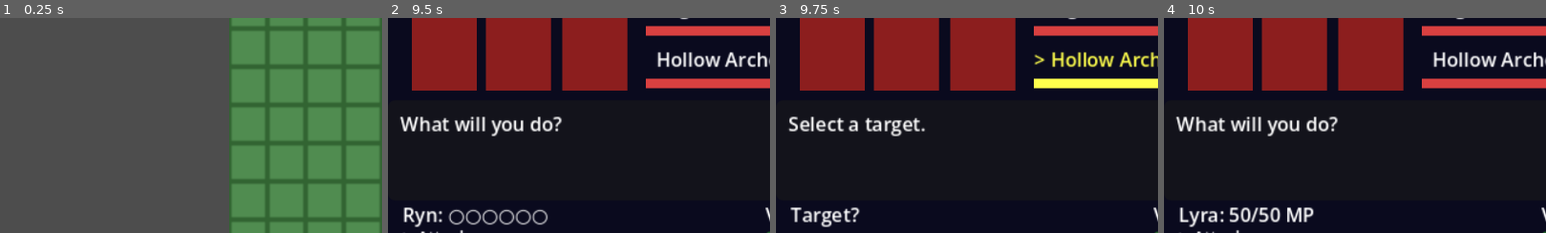
Above: before the commit, frames 1-4 (left to right).
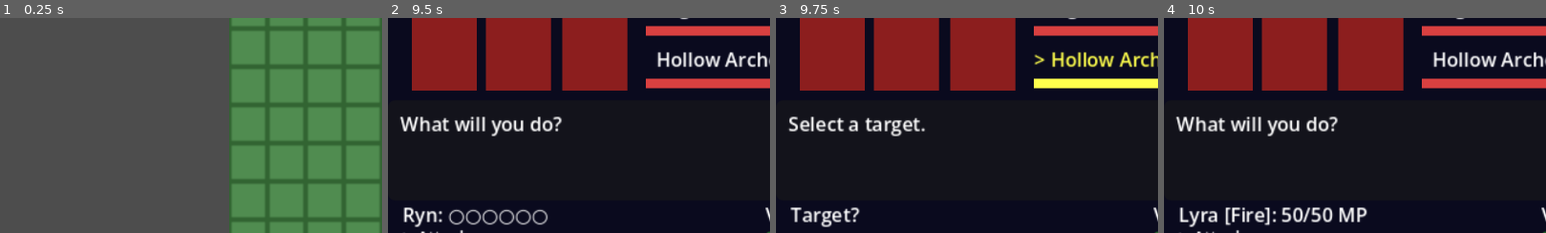
Above: after the commit, the same moments.

Repository: corytomlinson-oss/project_divine_light
Game: Godot game, scene res://scenes/overworld/Overworld.tscn
The game is run twice, just before and just after one commit, with the same random seed, the same clock (stepped at 60 frames per second) and the same inputs. The engine's default icon, where the game draws it, is replaced by a stand-in: a white triangle on a blue panel in a dark square.
Inputs:
- Up to frame 1 (0.25 s): no input
- Up to frame 2 (9.5 s): tap Enter (ui_accept) at 0.5, 0.77, 1.52, 3.02, 3.77, 4.52, 5, 5.75, 6.02, 6.77, 7.52, 8.75, 9.02 s; hold Up (ui_up) 0.53-2.03 s; hold Left (ui_left) 2.03-3.53 s; hold Down (ui_down) 3.53-4.28 s; hold Right (ui_right) 4.28-5.03 s; hold Up (ui_up) 5.03-5.78 s; hold Right (ui_right) 5.78-8.03 s; hold Down (ui_down) 8.03-8.78 s; hold Left (ui_left) from 8.78 s (still down)
- Up to frame 3 (9.75 s): tap Enter (ui_accept) at 9.5 s; release Left (ui_left) at 9.53 s; hold Up (ui_up) from 9.53 s (still down)
- Up to frame 4 (10 s): keep holding Up (ui_up); tap Enter (ui_accept) at 9.77 s
The pictures show only the part of the screen within x 0-50%, y 21-71%; the shares and areas given below are measured in that part.

Frames 1-3 are identical in both runs. In frame 4, 1.9% of the frame differs, in the area x 14-54%, y 88-97%.

Commit message:
Milestone 8c: Lyra full skill set (elemental stances)
Lyra: 4 stances (Fire/Ice/Lightning/Earth), 11 spells level-gated 1-32,
switching stances via pseudo-skill entries in the skill menu (costs the
turn, no MP). New systems: stance tracking (Combatant.stance, persists
across battles), Burn DoT ticked in new _tick_dot(), Freeze/Paralysis
(reuse existing stun), AoE ice/lightning/earth, DEF-down debuff (Quake).
Battle end is now also checked after DoT ticks, since burn can finish
off the last enemy between rounds.

Tremor scoped row-independent (no front/back row system exists yet —
same call applies to Silas's future Vanish). Summons deferred to their
own milestone — temporary independent combatant is too big to fold in.

Co-Authored-By: Claude Sonnet 4.6 <noreply@anthropic.com>

Diff:
--- a/divine-light/scripts/battle/Battle.gd
+++ b/divine-light/scripts/battle/Battle.gd
@@ -32,11 +32,32 @@
 		{"name": "Healing Wave",     "cost": 5, "cost_type": "qi", "target": "ally_all",     "effect": "heal_all",     "power": 40, "min_level": 32},
 		{"name": "Rising Dragon",    "cost": 6, "cost_type": "qi", "target": "enemy",        "effect": "rising_dragon","power": 70, "min_level": 35},
 	],
-	"Lyra": [
-		{"name": "Ember",       "cost": 8, "cost_type": "mp", "target": "enemy", "effect": "fire",     "power": 14, "min_level": 1},
-	],
 	"Silas": [
 		{"name": "Quick Strike","cost": 5, "cost_type": "mp", "target": "enemy", "effect": "physical", "power": 12, "min_level": 1},
+	],
+}
+
+const LYRA_STANCES: Array = ["Fire", "Ice", "Lightning", "Earth"]
+
+const LYRA_SKILLS: Dictionary = {
+	"Fire": [
+		{"name": "Ember",   "cost": 8,  "cost_type": "mp", "target": "enemy",     "effect": "fire",      "power": 14, "min_level": 1},
+		{"name": "Flare",   "cost": 14, "cost_type": "mp", "target": "enemy",     "effect": "fire",      "power": 26, "min_level": 8},
+		{"name": "Inferno", "cost": 24, "cost_type": "mp", "target": "enemy",     "effect": "fire_burn", "power": 38, "min_level": 24},
+	],
+	"Ice": [
+		{"name": "Frost",    "cost": 8,  "cost_type": "mp", "target": "enemy",     "effect": "ice_slow",      "power": 14, "min_level": 4},
+		{"name": "Blizzard", "cost": 16, "cost_type": "mp", "target": "enemy",     "effect": "ice_freeze",    "power": 28, "min_level": 14},
+		{"name": "Glacier",  "cost": 26, "cost_type": "mp", "target": "enemy_all", "effect": "ice_freeze_aoe","power": 22, "min_level": 28},
+	],
+	"Lightning": [
+		{"name": "Spark",         "cost": 8,  "cost_type": "mp", "target": "enemy",     "effect": "lightning",          "power": 16, "min_level": 6},
+		{"name": "Bolt",          "cost": 18, "cost_type": "mp", "target": "enemy_all", "effect": "lightning_aoe",      "power": 18, "min_level": 18},
+		{"name": "Thunderstrike", "cost": 30, "cost_type": "mp", "target": "enemy",     "effect": "lightning_paralyze", "power": 45, "min_level": 32},
+	],
+	"Earth": [
+		{"name": "Tremor", "cost": 12, "cost_type": "mp", "target": "enemy",     "effect": "earth",        "power": 24, "min_level": 10},
+		{"name": "Quake",  "cost": 22, "cost_type": "mp", "target": "enemy_all", "effect": "earth_sunder", "power": 20, "min_level": 22},
 	],
 }
 
@@ -327,6 +348,9 @@
 
 
 func _open_skill_menu(member: Combatant) -> void:
+	if member.char_class == "Lyra":
+		_open_lyra_skill_menu(member)
+		return
 	var all_skills: Array = CLASS_SKILLS.get(member.char_class, [])
 	_active_skills = all_skills.filter(func(s): return member.level >= int(s.get("min_level", 1)))
 	if _active_skills.is_empty():
@@ -341,6 +365,30 @@
 	_menu_cursor = 0
 	_update_menu()
 	selection_header.text = "-- Skills --"
+
+
+func _open_lyra_skill_menu(member: Combatant) -> void:
+	var current_stance: String = member.stance
+	var stance_skills: Array = LYRA_SKILLS.get(current_stance, [])
+	_active_skills = stance_skills.filter(func(s): return member.level >= int(s.get("min_level", 1)))
+	for s in LYRA_STANCES:
+		if s != current_stance:
+			_active_skills.append({
+				"name": "Switch: %s" % s, "cost": 0, "cost_type": "mp",
+				"target": "self", "effect": "switch_stance", "power": 0,
+				"to_stance": s, "min_level": 1,
+			})
+	_menu_state = MenuState.SKILL
+	_skill_scroll = 0
+	_menu_options = []
+	for skill in _active_skills:
+		if skill["effect"] == "switch_stance":
+			_menu_options.append(skill["name"])
+		else:
+			_menu_options.append("%s (%dMP)" % [skill["name"], skill["cost"]])
+	_menu_cursor = 0
+	_update_menu()
+	selection_header.text = "-- %s Stance --" % current_stance
 
 
 func _open_item_menu() -> void:
@@ -484,6 +532,13 @@
 		for enemy in _enemies:
 			enemy.defending = false
 		_tick_buffs()
+		_tick_dot()
+		if _enemies.filter(func(e): return e.is_alive()).is_empty():
+			_end_battle(true)
+			return
+		if _party.filter(func(c): return c.is_alive()).is_empty():
+			_end_battle(false)
+			return
 		_begin_selection()
 		return
 	var combatant: Combatant = _turn_queue.pop_front()
@@ -753,6 +808,110 @@
 			_update_ui()
 			var suffix := " Stunned!" if not target.is_ko else ""
 			message_label.text = "%s uses %s on %s for %d!%s" % [member.display_name, skill["name"], target.display_name, dmg, suffix]
+			if _enemies.filter(func(e): return e.is_alive()).is_empty():
+				_end_battle(true)
+
+		"switch_stance":
+			member.stance = skill["to_stance"]
+			_update_ui()
+			message_label.text = "%s declares the %s stance!" % [member.display_name, skill["to_stance"]]
+
+		"fire_burn":
+			var target: Combatant = _get_enemy_target(member)
+			if target == null:
+				return
+			var dmg: int = maxi(1, power + member.int_stat / 2 + randi_range(-2, 2))
+			target.receive_damage(dmg)
+			var burned := false
+			if not target.is_ko:
+				target.burn_rounds = 3
+				target.burn_power = 8 + member.int_stat / 4
+				burned = true
+			_update_ui()
+			var suffix2 := " Burning!" if burned else ""
+			message_label.text = "%s uses %s on %s for %d!%s" % [member.display_name, skill["name"], target.display_name, dmg, suffix2]
+			if _enemies.filter(func(e): return e.is_alive()).is_empty():
+				_end_battle(true)
+
+		"ice_slow":
+			var target: Combatant = _get_enemy_target(member)
+			if target == null:
+				return
+			var dmg: int = maxi(1, power + member.int_stat / 2 + randi_range(-2, 2))
+			target.receive_damage(dmg)
+			if not target.is_ko:
+				target.agi_debuff = target.agi / 2
+				target.agi_debuff_rounds = 1
+			_update_ui()
+			message_label.text = "%s uses %s on %s for %d!\nAGI lowered for 1 round!" % [member.display_name, skill["name"], target.display_name, dmg]
+			if _enemies.filter(func(e): return e.is_alive()).is_empty():
+				_end_battle(true)
+
+		"ice_freeze":
+			var target: Combatant = _get_enemy_target(member)
+			if target == null:
+				return
+			var dmg: int = maxi(1, power + member.int_stat / 2 + randi_range(-2, 2))
+			target.receive_damage(dmg)
+			var frozen := false
+			if not target.is_ko and randi() % 100 < 40:
+				target.is_stunned = true
+				target.stun_rounds = 1
+				frozen = true
+			_update_ui()
+			var suffix3 := " Frozen!" if frozen else ""
+			message_label.text = "%s uses %s on %s for %d!%s" % [member.display_name, skill["name"], target.display_name, dmg, suffix3]
+			if _enemies.filter(func(e): return e.is_alive()).is_empty():
+				_end_battle(true)
+
+		"ice_freeze_aoe":
+			var alive_enemies_ice: Array = _enemies.filter(func(e): return e.is_alive())
+			for enemy in alive_enemies_ice:
+				var dmg: int = maxi(1, power + member.int_stat / 2 + randi_range(-2, 2))
+				enemy.receive_damage(dmg)
+				if not enemy.is_ko and randi() % 100 < 40:
+					enemy.is_stunned = true
+					enemy.stun_rounds = 1
+			_update_ui()
+			message_label.text = "%s uses %s!\nAll enemies take ice damage, chance to freeze!" % [member.display_name, skill["name"]]
+			if _enemies.filter(func(e): return e.is_alive()).is_empty():
+				_end_battle(true)
+
+		"lightning_aoe":
+			var alive_enemies_lt: Array = _enemies.filter(func(e): return e.is_alive())
+			for enemy in alive_enemies_lt:
+				var dmg: int = maxi(1, power + member.int_stat / 2 + randi_range(-2, 2))
+				enemy.receive_damage(dmg)
+			_update_ui()
+			message_label.text = "%s uses %s!\nAll enemies take lightning damage!" % [member.display_name, skill["name"]]
+			if _enemies.filter(func(e): return e.is_alive()).is_empty():
+				_end_battle(true)
+
+		"lightning_paralyze":
+			var target: Combatant = _get_enemy_target(member)
+			if target == null:
+				return
+			var dmg: int = maxi(1, power + member.int_stat / 2 + randi_range(-3, 3))
+			target.receive_damage(dmg)
+			if not target.is_ko:
+				target.is_stunned = true
+				target.stun_rounds = 1
+			_update_ui()
+			var suffix4 := " Paralyzed!" if not target.is_ko else ""
+			message_label.text = "%s uses %s on %s for %d!%s" % [member.display_name, skill["name"], target.display_name, dmg, suffix4]
+			if _enemies.filter(func(e): return e.is_alive()).is_empty():
+				_end_battle(true)
+
+		"earth_sunder":
+			var alive_enemies_eq: Array = _enemies.filter(func(e): return e.is_alive())
+			for enemy in alive_enemies_eq:
+				var dmg: int = maxi(1, power + member.int_stat / 2 + randi_range(-2, 2))
+				enemy.receive_damage(dmg)
+				if not enemy.is_ko:
+					enemy.def_buff = -12
+					enemy.def_buff_rounds = 2
+			_update_ui()
+			message_label.text = "%s uses %s!\nAll enemies take earth damage, DEF lowered!" % [member.display_name, skill["name"]]
 			if _enemies.filter(func(e): return e.is_alive()).is_empty():
 				_end_battle(true)
 
@@ -814,6 +973,16 @@
 			c.taunt_rounds -= 1
 
 
+func _tick_dot() -> void:
+	for c in _party + _enemies:
+		if c.burn_rounds > 0 and c.is_alive():
+			c.receive_damage(c.burn_power)
+			c.burn_rounds -= 1
+			if c.burn_rounds <= 0:
+				c.burn_power = 0
+	_update_ui()
+
+
 func _end_battle(victory: bool) -> void:
 	state = State.BATTLE_OVER
 	action_menu.visible = false
@@ -873,6 +1042,8 @@
 		for i in member.max_qi:
 			pips += "●" if i < member.qi else "○"
 		selection_header.text = "%s: %s" % [member.display_name, pips]
+	elif member.char_class == "Lyra":
+		selection_header.text = "%s [%s]: %d/%d MP" % [member.display_name, member.stance, member.mp, member.max_mp]
 	elif member.max_mp > 0:
 		selection_header.text = "%s: %d/%d MP" % [member.display_name, member.mp, member.max_mp]
 	else:
--- a/divine-light/scripts/battle/Combatant.gd
+++ b/divine-light/scripts/battle/Combatant.gd
@@ -37,6 +37,9 @@
 var agi_debuff_rounds: int = 0
 var taunt_rounds: int = 0
 var sanctuary: bool = false
+var stance: String = "Fire"
+var burn_rounds: int = 0
+var burn_power: int = 0
 var queued_action: String = ""
 var queued_skill: Dictionary = {}
 var queued_target: int = 0
Not shown, changed: CLAUDE.md
Not shown, changed: README.md
